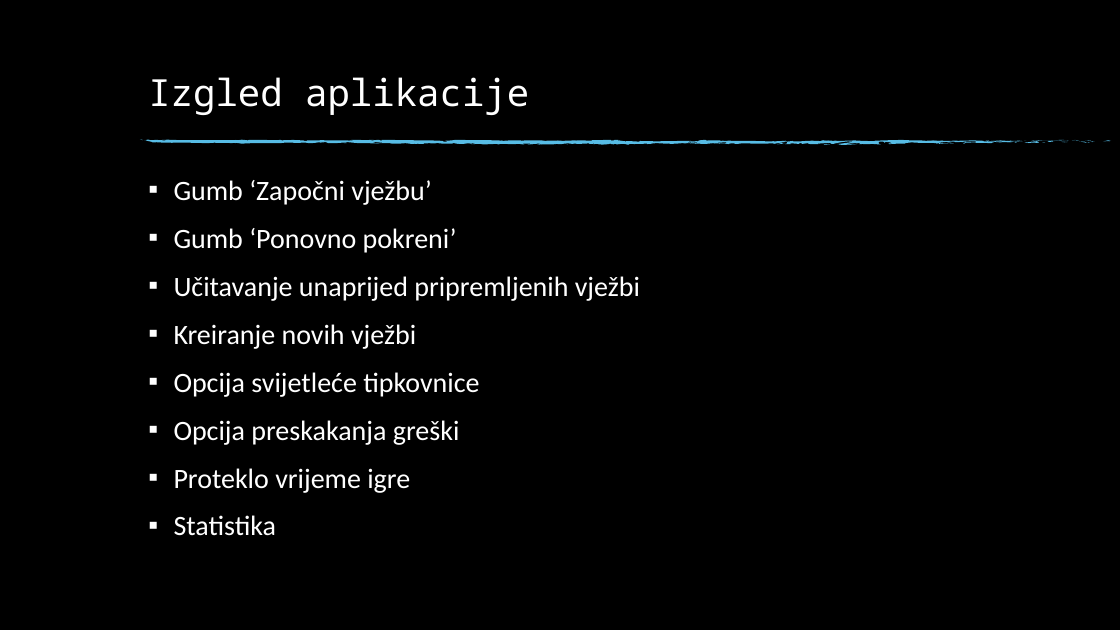
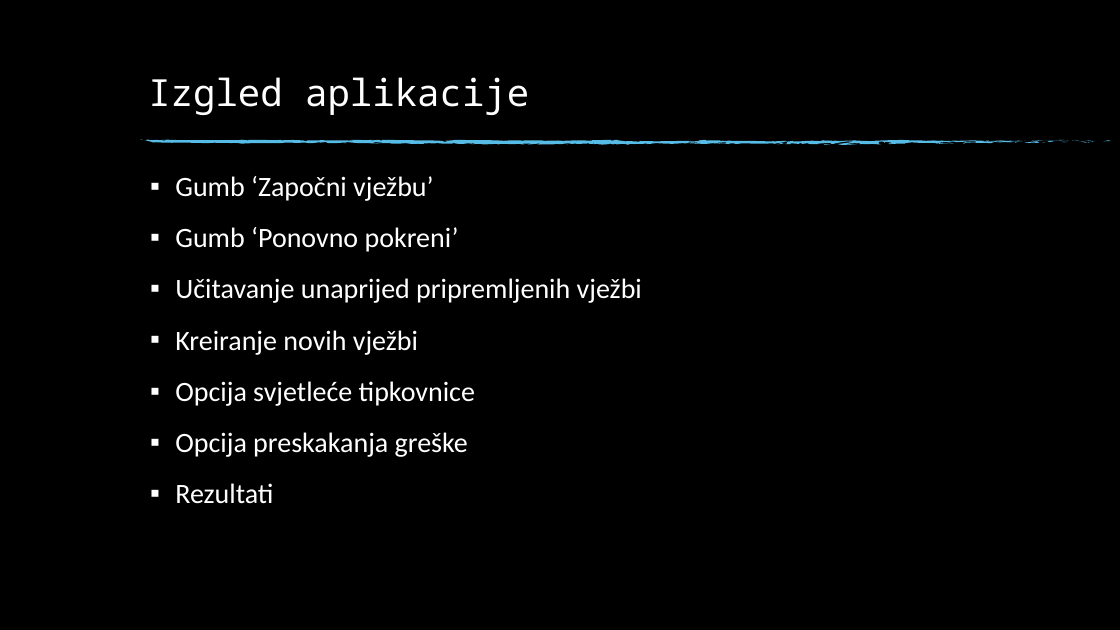
Before and after one commit to katarinasupe/RP3_Daktilograf, a slide deck: slide 3 of DAKTILOGRAF.pptx. Drawn at 1120x630 pixels with LibreOffice and Linux fonts; fonts in the diff are those of the drawing; background and template pictures are left out. Boxes give left, top, right and bottom in pixels: in the first picture for what was removed or moved away, otherwise in the second. Text is boxed around its words. In the diff, an @@ line names an element or a change of style, - is before the commit and + after.

```diff
--- a/DAKTILOGRAF.pptx
+++ b/DAKTILOGRAF.pptx
@@ text at (175, 176, 642, 355): line spacing 0.8 to 0.9 @@
@@ text at (175, 381, 475, 504): text changed @@
-▪ Opcija svijetleće tipkovnice
-▪ Opcija preskakanja greški
-▪ Proteklo vrijeme igre
-▪ Statistika
+▪ Opcija svjetleće tipkovnice
+▪ Opcija preskakanja greške
+▪ Rezultati
```
Also in this commit, not shown: 8 other slides changed, 6 slides added, 2 slides removed, 28 other files.
